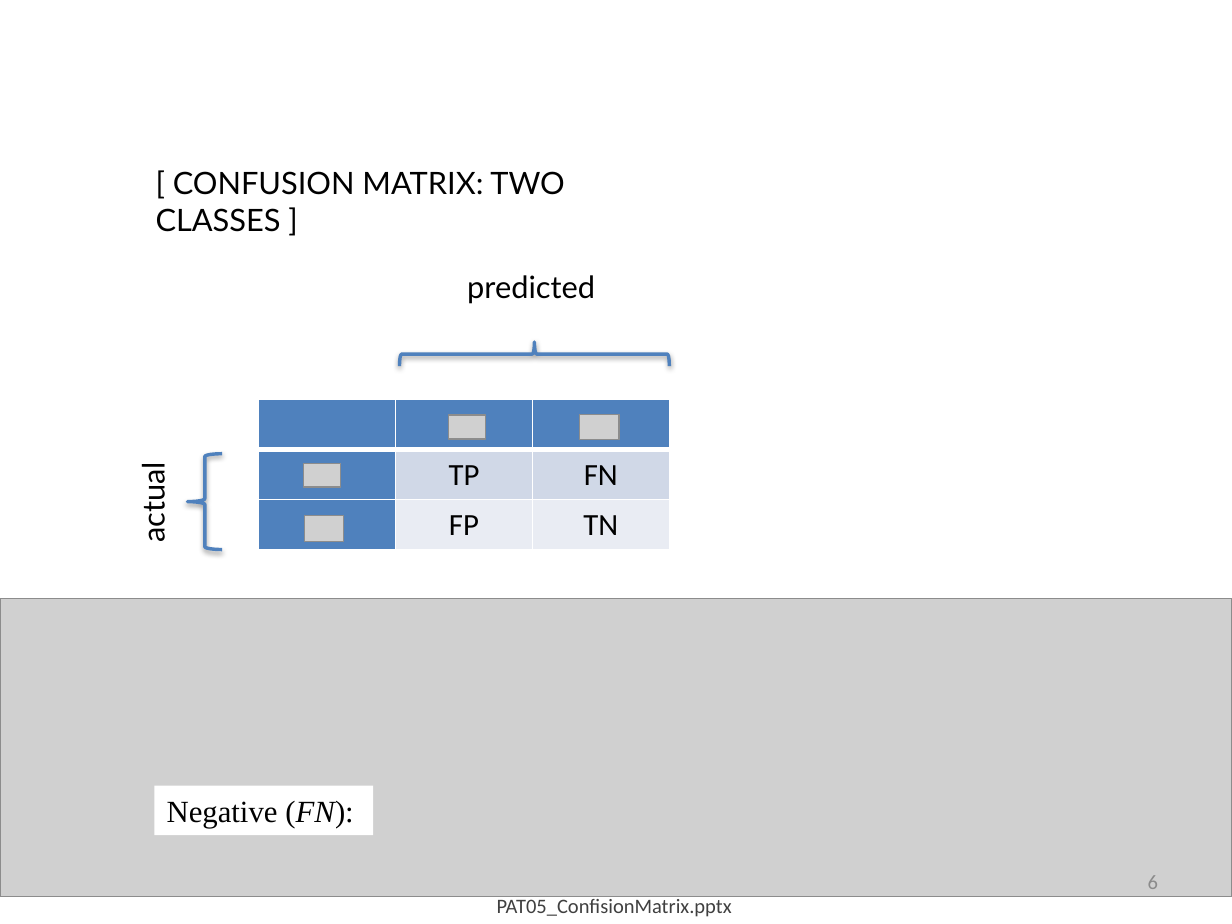
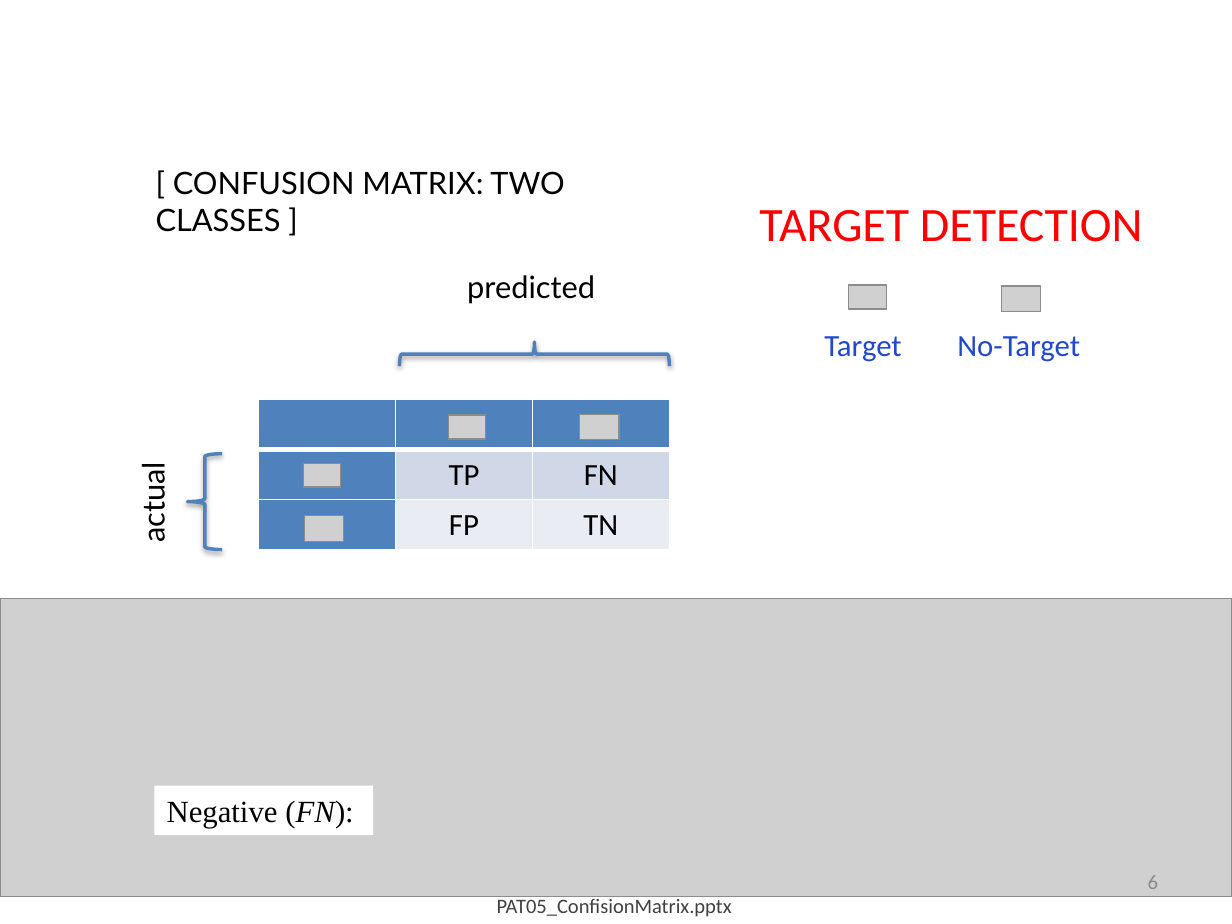
Before and after one commit to domingomery/patrones, a slide deck: slide 6 of clases/Cap05_Evaluacion/presentations/PAT05_ConfusionMatrix.pptx. Drawn at 1232x924 pixels with LibreOffice and Linux fonts; fonts in the diff are those of the drawing; grey boxes stand for pictures. Boxes give left, top, right and bottom in pixels: in the first picture for what was removed or moved away, otherwise in the second. Text is boxed around its words. In the diff, an @@ line names an element or a change of style, - is before the commit and + after.

```diff
--- a/clases/Cap05_Evaluacion/presentations/PAT05_ConfusionMatrix.pptx
+++ b/clases/Cap05_Evaluacion/presentations/PAT05_ConfusionMatrix.pptx
@@ text added at box(759, 210, 1143, 362), 28 pt, text #FF0000 @@
+TARGET DETECTION
+Target No-Target
@@ picture added at box(849, 285, 887, 308) @@
@@ picture added at box(1002, 286, 1041, 312) @@
```
Also in this commit, not shown: 1 other slide changed, 11 other files.
